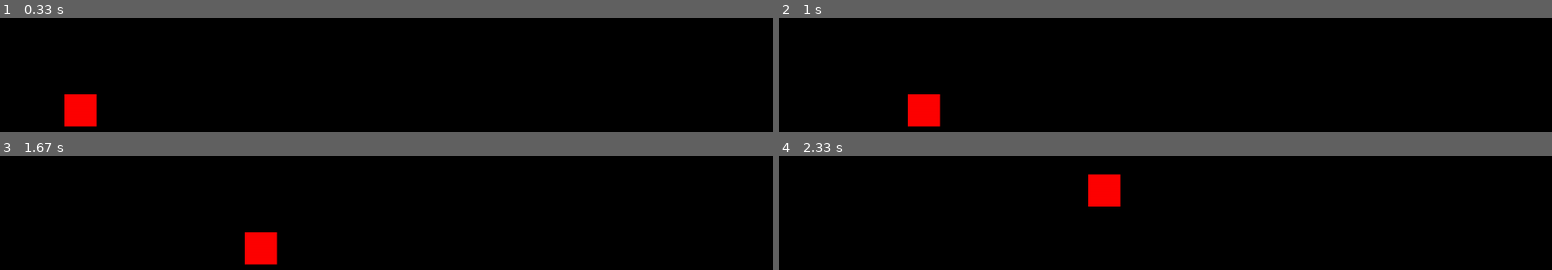
Above: before the commit, frames 1-4 (two rows, left to right).
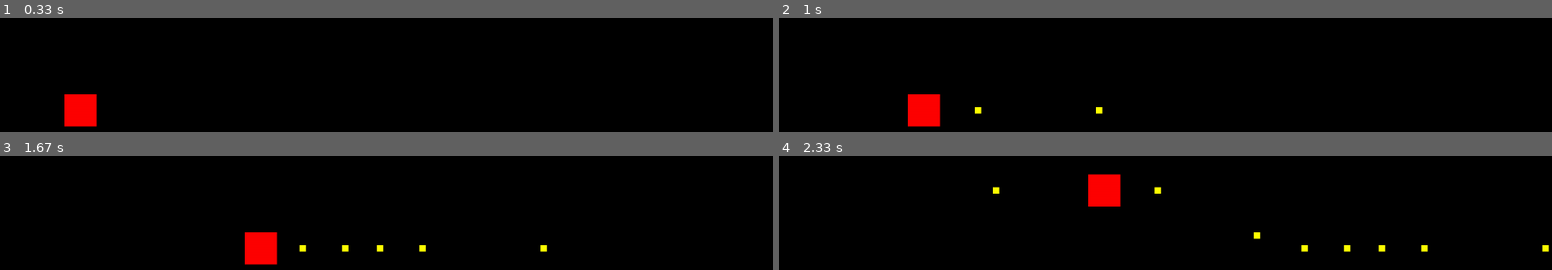
Above: after the commit, the same moments.

Repository: entity126/game-dev
Game: pygame game, started from pygame 1.py
Two runs of this game, one before a commit and one after it. Both use one fixed random seed, a clock stepped at 60 frames per second and the inputs below.
Inputs:
- Up to frame 1 (0.33 s): no input
- Up to frame 2 (1 s): tap Space at 0.33, 0.73 s; hold Shift from 0.67 s (still down); hold Right from 0.67 s (still down); hold D from 0.67 s (still down)
- Up to frame 3 (1.67 s): tap Space at 1.03, 1.23, 1.53 s; release Shift at 1.13 s; release Right at 1.13 s; release D at 1.13 s; hold Right 1.17-1.63 s; hold D 1.17-1.63 s
- Up to frame 4 (2.33 s): hold Up 1.67-1.97 s; hold W 1.67-1.97 s; tap Space at 1.73, 2.07 s; hold Right from 2 s (still down); hold D from 2 s (still down); tap Shift at 2.15 s

Frame 1 is identical in both runs. In frame 2, 0.1% of the frame differs, in the area x 25-42%, y 78-85%; in frame 3, 0.3%; in frame 4, 0.5%, in the area x 27-100%, y 27-85%.

Commit message:
Implement projectile shooting mechanics

Diff:
--- a/pygame 1.py
+++ b/pygame 1.py
@@ -19,12 +19,13 @@
         self.white = (255, 255, 255)
         self.black = (0, 0, 0)
 
-        # instances0
+        # instances
         self.player0 = Rect(100, 500, 50, 50)
         self.player1 = Rect(100, 500, 50, 50)
 
 
         self.player_speed = 300  # Speed in pixels per second
+        self.projectiles = []  # List to store projectiles
 
     def gameloop(self):
         while self.run:
@@ -34,6 +35,26 @@
             for event in pygame.event.get():
                 if event.type == pygame.QUIT:
                     self.run = False
+                if event.type == pygame.KEYDOWN:
+                    if event.key == pygame.K_SPACE:  # Example: Player 1 shoots
+                        self.projectiles.append(Projectile(
+                            self.player1.x + self.player1.width,
+                            self.player1.y + self.player1.height // 2,
+                            speed=500,
+                            direction=(1, 0),
+                            color="yellow",
+                            size=10
+                        ))
+                    elif event.key == pygame.K_LSHIFT:  # Example: Player 1 shoots
+                        self.projectiles.append(Projectile(
+                            self.player0.x ,
+                            self.player0.y + self.player0.height // 2,
+                            speed=500,
+                            direction=(-1, 0),
+                            color="yellow",
+                            size=10
+                        ))
+
 
             # Player 1 movement
             keys = pygame.key.get_pressed()
@@ -69,11 +90,35 @@
             self.player0.x = max(0, min(self.res[0] - self.player0.width, self.player0.x))
             self.player0.y = max(0, min(self.res[1] - self.player0.height, self.player0.y))
 
+            # Update projectiles
+            for projectile in self.projectiles[:]:
+                projectile.move(dt)
+                # Remove projectile if it goes off-screen
+                if projectile.rect.bottom < 0 or projectile.rect.top > self.res[1]:
+                    self.projectiles.remove(projectile)
+
             # Drawing
             self.screen.fill(self.black)
             pygame.draw.rect(self.screen, "blue", self.player1)
             pygame.draw.rect(self.screen, "red", self.player0)
+            for projectile in self.projectiles:
+                projectile.draw(self.screen)
             pygame.display.flip()
+
+
+class Projectile:
+    def __init__(self, x, y, speed, direction, color, size):
+        self.rect = pygame.Rect(x - size // 2, y - size // 2, size, size)
+        self.speed = speed
+        self.direction = direction
+        self.color = color
+
+    def move(self, dt):
+        self.rect.x += self.direction[0] * self.speed * dt
+        self.rect.y += self.direction[1] * self.speed * dt
+
+    def draw(self, screen):
+        pygame.draw.rect(screen, self.color, self.rect)
 
 
 # Create an instance of the Game class
